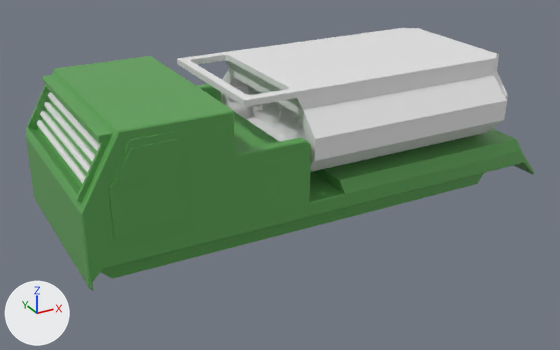
An edit to the Blender file Assets/Models/MRLS/Body.blend, drawn before and after from the same camera.
One viewpoint serves both versions: a camera (50 mm lens) standing at (-3.59, -5.97, 2.11) and looking at (-0.3, 0.0, -0.88). The axes (+X, +Y, +Z) are drawn at lower left. The lights are the same throughout.

In view in the first picture: 'Battery', 'Body', 'WindowRims'.
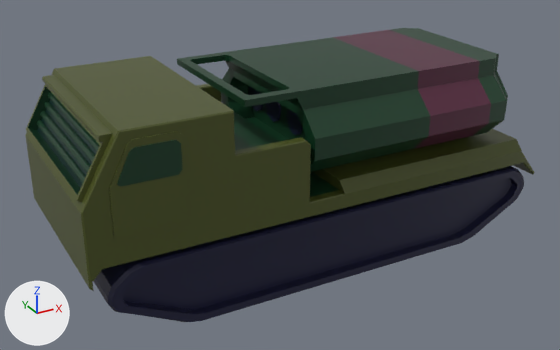
Scene script edits in JSON lines:
```json
{"op": "add", "block": "img_green_team_png", "code": ["img_green_team_png = load_image('green_team.png', '../../Textures/green_team.png', 15, 25, 'sRGB')"]}
{"op": "remove", "block": "mat_material", "code": "mat_material.base_color = (0.108, 0.371, 0.09)  # green #5ca455"}
{"op": "add", "block": "mat_material", "code": "mat_material.texture = img_green_team_png"}
{"block": "me_cube", "where": "me_cube.from_pydata(...)  # 233 vertices, 184 faces; spans x -2.43..2.13, y -0.94..0.0, z -1.31..0.19"}
{"block": "me_cube", "where": "# used by ob_body; location = (0.0, 0.0, 0.0)"}
{"block": "me_cube", "change": "me_cube part 1: texture (UV) coordinates of 184 of 184 faces, centred in x -2.43..2.12, y -0.94..-0.18, z -1.31..0.19, changed; they spanned u 0.0..1.01, v 0.0..1.0 and now span u 0.12..0.21, v 0.51..0.89"}
{"block": "me_cube_001", "where": "me_cube_001.from_pydata(...)  # 48 vertices, 32 faces; spans x -0.15..0.04, y -0.82..0.8, z -0.29..0.01"}
{"op": "add", "block": "me_cube_001", "code": "me_cube_001.materials.append(mat_material)  # picture img_green_team_png"}
{"block": "me_cube_002", "where": "# used by ob_battery; location = (0.0, 0.0, 0.0)"}
{"op": "remove", "block": "me_cube_002", "code": "me_cube_002.from_pydata(...)  # 124 vertices, 93 faces; spans x -1.01..1.74, y -0.91..0.0, z -0.56..0.19"}
{"op": "add", "block": "me_cube_002", "code": "me_cube_002.from_pydata(...)  # 142 vertices, 109 faces; spans x -1.01..1.74, y -0.91..0.0, z -0.56..0.19"}
{"block": "me_cube_002", "change": "me_cube_002 part 2"}
{"block": "me_cube_002", "change": "8 faces are deleted"}
{"block": "me_cube_002", "change": "9 new vertices lie (1.19, 0.0, 0.0) away from vertices in x -0.48, y -0.91..0.0, z -0.56..0.19"}
{"block": "me_cube_002", "change": "9 new vertices lie (0.71, 0.0, 0.0) away from vertices in x 0.71, y -0.91..0.0, z -0.56..0.19"}
{"block": "me_cube_002", "change": "24 new faces join them"}
{"block": "me_cube_002", "change": "me_cube_002 part 3: 85 faces spanning x -1.01..1.74, y -0.91..0.0, z -0.56..0.19 switch from no material to mat_material (picture img_green_team_png)"}
{"block": "me_cube_003", "where": "# used by ob_cube; location = (0.0, 0.0, 0.0)"}
{"op": "remove", "block": "me_cube_003", "code": "me_cube_003.from_pydata(...)  # 144 vertices, 144 faces; spans x -2.3..2.01, y -0.92..-0.37, z -1.6..-0.91"}
{"op": "add", "block": "me_cube_003", "code": "me_cube_003.from_pydata(...)  # 216 vertices, 200 faces; spans x -2.3..2.01, y -0.92..-0.36, z -1.6..-0.91"}
{"block": "me_cube_003", "change": "me_cube_003 part 4: 36 vertices moved from x -2.27..1.99, y -0.39..-0.37, z -1.59..-0.93 to x -2.22..1.93, y -0.92..-0.36, z -1.58..-0.93; 18 vertices removed from x -2.26..1.97, y -0.37, z -1.56..-0.94; 90 vertices added at x -2.2..1.91, y -0.84..-0.36, z -1.55..-0.95"}
{"block": "me_cube_003", "change": "me_cube_003 part 5: 108 faces spanning x -2.3..2.01, y -0.92..-0.36, z -1.6..-0.91 switch from no material to mat_material (picture img_green_team_png)"}
{"op": "remove", "block": "ob_cube", "code": "ob_cube.hide_set(True)"}
```

Boxes (x1, y1, x2, y2) around the edits, measured in the pictures (560 x 350 px):
```json
{"object": "Body", "change": "surface changed", "before": [25, 56, 534, 290], "after": [25, 56, 534, 290]}
{"object": "Battery", "change": "surface changed", "before": [177, 28, 508, 172], "after": [177, 28, 508, 172], "on screen": "white to grey"}
{"object": "Cube", "change": "shown", "after": [94, 166, 524, 322], "on screen": "black"}
{"object": "WindowRims", "change": "surface changed, recoloured", "before": [37, 92, 100, 184], "after": [37, 92, 100, 184], "on screen": "white to green"}
{"part": 2, "of": "me_cube_002", "change": "built on", "before": [229, 28, 507, 172], "after": [229, 28, 507, 172]}
{"part": 3, "of": "me_cube_002", "change": "recoloured", "before": [177, 28, 508, 164], "after": [177, 28, 508, 164], "on screen": "grey to green"}
{"part": 4, "of": "me_cube_003", "change": "built on", "after": [119, 175, 520, 318], "on screen": "black"}
{"part": 5, "of": "me_cube_003", "change": "recoloured", "after": [94, 166, 524, 322]}
```
